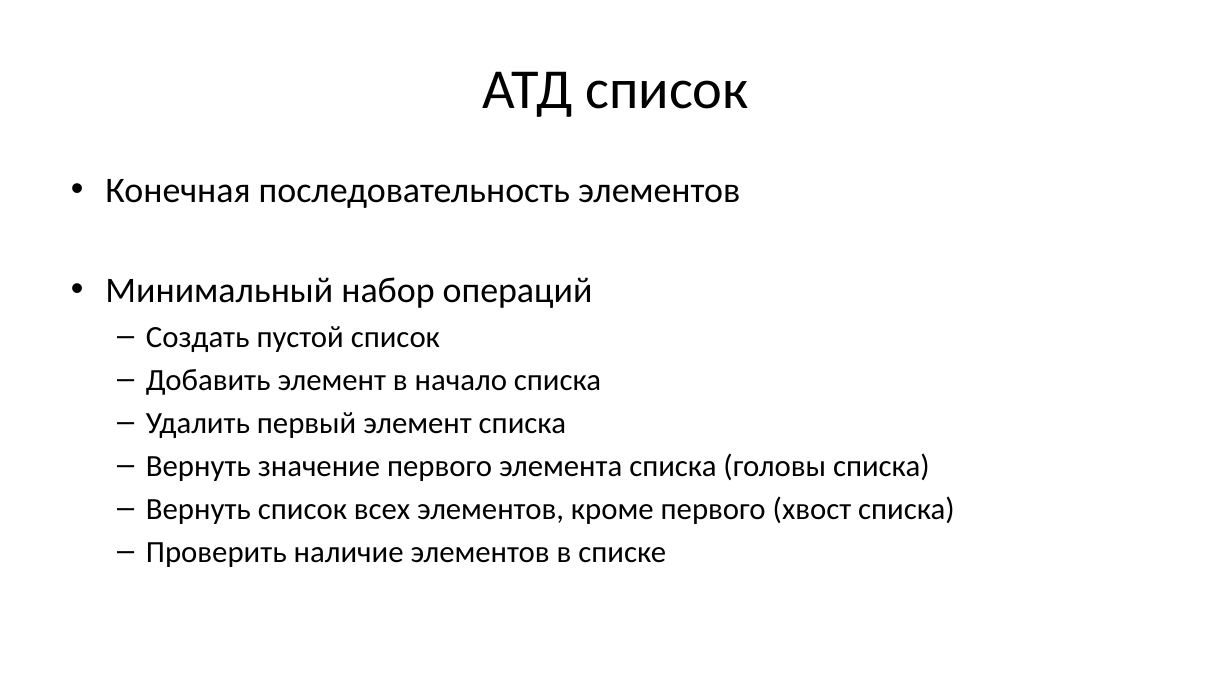
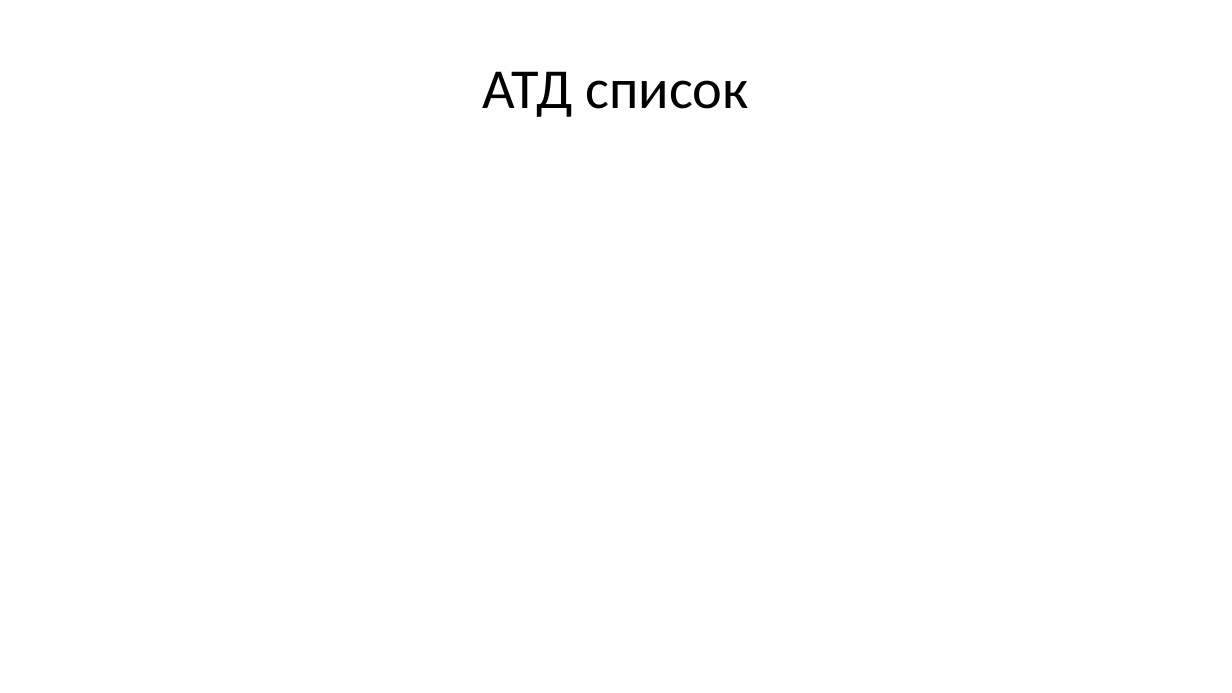
Before and after one commit to Evgueni-Petrov-aka-espetrov/Algorithms-and-Programming-in-C-pptx, a slide deck: slide 51 of 08 Списки.pptx (slide 11 before the commit). Drawn at 1232x693 pixels with LibreOffice and Linux fonts; fonts in the diff are those of the drawing. Boxes give left, top, right and bottom in pixels: in the first picture for what was removed or moved away, otherwise in the second. Text is boxed around its words. In the diff, an @@ line names an element or a change of style, - is before the commit and + after.

```diff
--- a/08 Списки.pptx
+++ b/08 Списки.pptx
@@ text removed at (x1=105, y1=179, x2=955, y2=567) @@
-• Конечная последовательность элементов
-• Минимальный набор операций
-  – Создать пустой список
-  – Добавить элемент в начало списка
-  – Удалить первый элемент списка
-  – Вернуть значение первого элемента списка (головы списка)
-  – Вернуть список всех элементов, кроме первого (хвост списка)
-  – Проверить наличие элементов в списке
```
Also in this commit, not shown: 30 other slides changed, 105 slides added, 3 slides removed.
